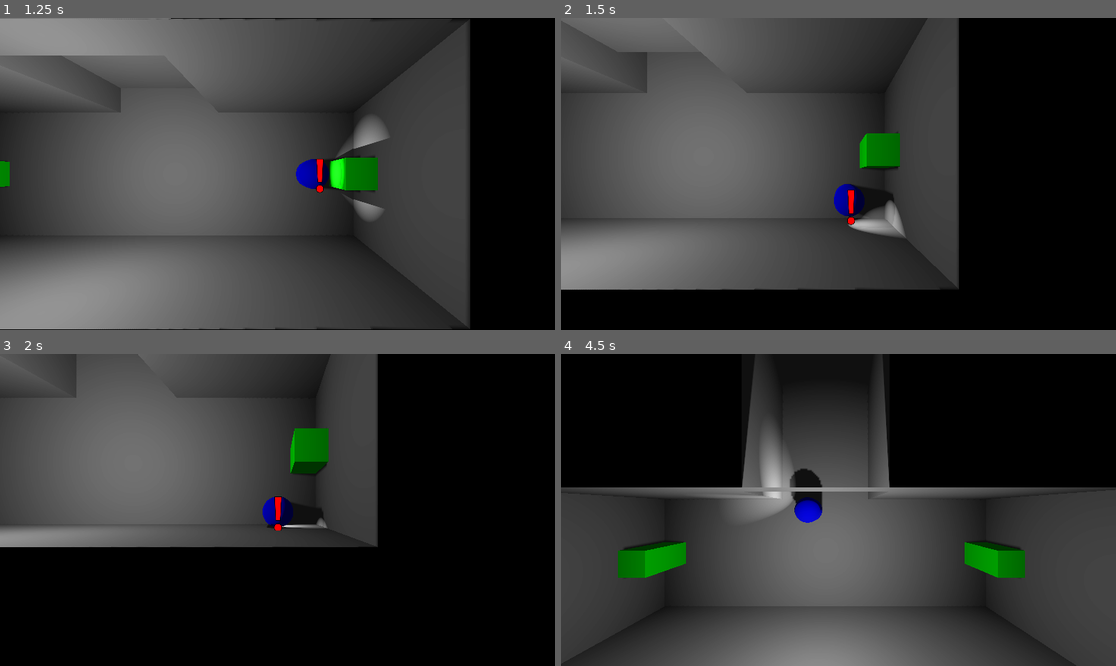
Above: before the commit, frames 1-4 (two rows, left to right).
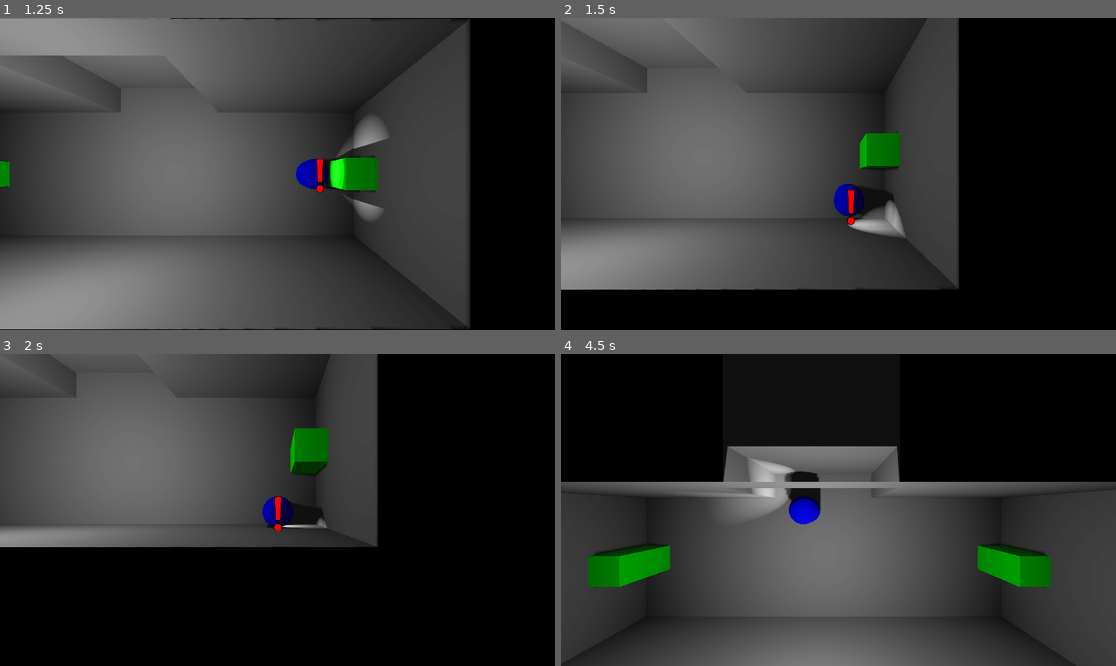
Above: after the commit, the same moments.

Repository: Evanator05/albertagamejam2023
Game: Godot game, scene res://Scenes/Level.tscn
The game is run twice, just before and just after one commit, with the same random seed, the same clock (stepped at 60 frames per second) and the same inputs.
Inputs (mouse positions are in pixels of both pictures, inside the frame that each line leads up to):
- Up to frame 1 (1.25 s): move the mouse to (399, 158) at 0.52 s; hold D (moveRight) from 0.53 s (still down); tap E (interact) at 0.6 s
- Up to frame 2 (1.5 s): move the mouse to (727, 189) at 1.27 s; release D (moveRight) at 1.28 s; hold S (moveDown) from 1.28 s (still down); tap E (interact) at 1.35 s
- Up to frame 3 (2 s): keep holding S (moveDown)
- Up to frame 4 (4.5 s): move the mouse to (894, 441) at 2.02 s; release S (moveDown) at 2.03 s; hold D (moveRight) 2.03-2.78 s; tap E (interact) every 0.75 s from 2.1 to 4.35 s; move the mouse to (810, 572) at 2.77 s; hold W (moveUp) 2.78-3.53 s; move the mouse to (1005, 556) at 3.52 s; hold A (moveLeft) from 3.53 s (still down); move the mouse to (672, 463) at 4.27 s

Frame 1 is identical in both runs. In frame 2, less than 0.1% of the frame differs, in the area x 11-16%, y 10-15%; in frame 3, less than 0.1%; in frame 4, 11%, in the area x 0-100%, y 1-82%.

Commit message:
doors work

Diff:
--- a/Scripts/Door.gd
+++ b/Scripts/Door.gd
@@ -1,15 +1,24 @@
 extends StaticBody3D
 
 @export var listenFor:ButtonManager
+
+var isOpen:bool = false
+
+@onready var startingPos:Vector3 = global_transform.origin
+@export var offset:Vector3
+
 
 func _ready():
 	listenFor.opened.connect(open)
 	listenFor.closed.connect(close)
 
+func _process(delta):
+	global_transform.origin = startingPos+offset
+
 func open():
 	var tween = get_tree().create_tween()
-	tween.tween_property(self, "global_transform:origin:y", global_transform.origin.y-4, 0.5)
+	tween.tween_property(self, "offset:y", -4, 0.5)
 
 func close():
 	var tween = get_tree().create_tween()
-	tween.tween_property(self, "global_transform:origin:y", global_transform.origin.y+4, 0.5)
+	tween.tween_property(self, "offset:y", 0, 0.5)
